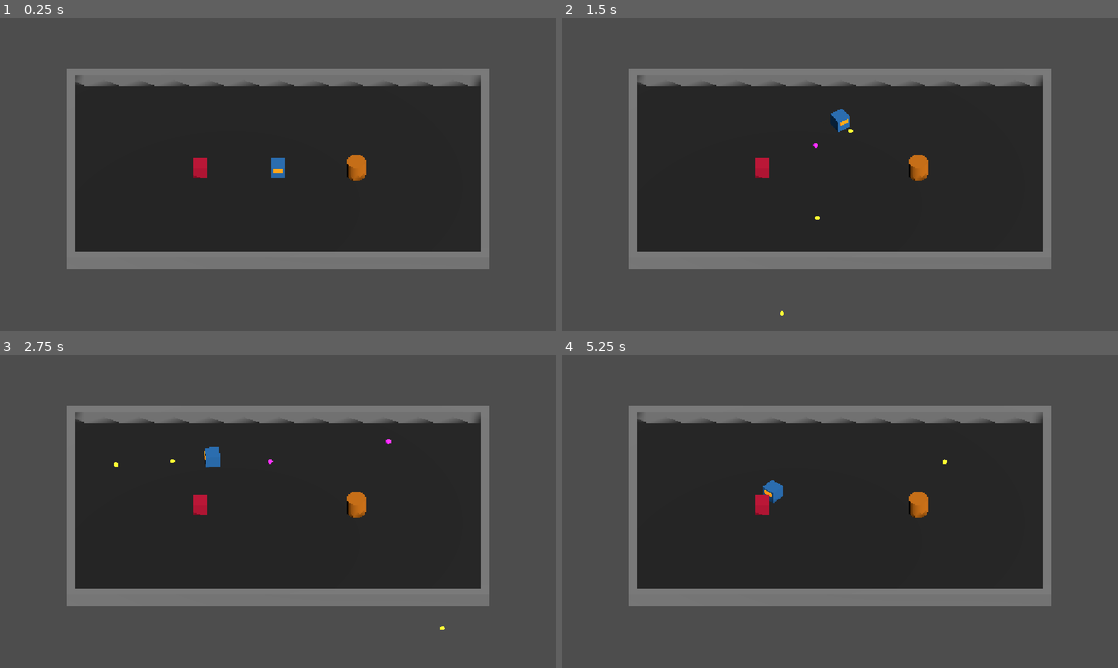
Above: before the commit, frames 1-4 (two rows, left to right).
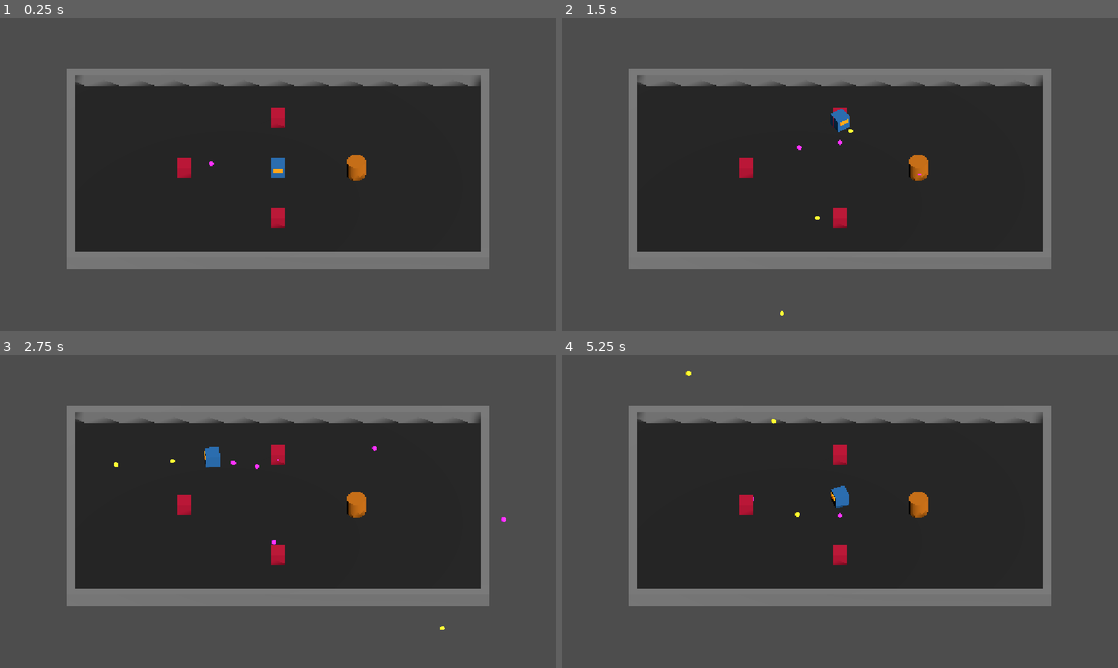
Above: after the commit, the same moments.

Repository: zwordup-sudo/BotArena
Game: Godot game, scene res://scenes/main_3d.tscn
Two runs of this game, one before a commit and one after it. Both use one fixed random seed, a clock stepped at 60 frames per second and the inputs below. The project has no main scene, so this scene is started directly.
Inputs (mouse positions are in pixels of both pictures, inside the frame that each line leads up to):
- Up to frame 1 (0.25 s): no input
- Up to frame 2 (1.5 s): tap Enter at 0.5 s; move the mouse to (812, 237) at 0.52 s; press the mouse at (812, 237) at 0.53 s; hold W (move_up) 0.53-1.25 s; release the mouse at (812, 237) at 1.25 s; drag from (1006, 221) to (812, 237) at 1.27 s
- Up to frame 3 (2.75 s): move the mouse to (111, 464) at 2.02 s; press the mouse at (111, 464) at 2.03 s; hold A (move_left) from 2.03 s (still down)
- Up to frame 4 (5.25 s): release A (move_left) at 2.75 s; release the mouse at (673, 464) at 2.75 s; drag from (867, 511) to (673, 464) at 2.77 s; move the mouse to (756, 433) at 3.52 s; press the mouse at (756, 433) at 3.53 s; hold S (move_down) 3.53-4.25 s; release the mouse at (756, 433) at 4.25 s; drag from (962, 495) to (756, 433) at 4.27 s; move the mouse to (728, 527) at 5.02 s; press the mouse at (728, 527) at 5.03 s; hold W (move_up) from 5.03 s (still down)

The runs differ from the first frame. In frame 1, 0.7% of the frame differs, in the area x 31-52%, y 28-68%; in frame 2, 0.5%; in frame 3, 0.7%; in frame 4, 1.1%, in the area x 22-70%, y 5-68%.

Commit message:
feat: add 3D enemy shooter health and respawn

Diff:
--- a/scenes/main_3d.tscn
+++ b/scenes/main_3d.tscn
@@ -112,8 +112,17 @@
 [node name="TargetDummy3D" parent="Arena3D" instance=ExtResource("2_dummy3d")]
 transform = Transform3D(1, 0, 0, 0, 1, 0, 0, 0, 1, 5.0, 0.6, 0.0)
 
-[node name="EnemyShooter3D" parent="Arena3D" instance=ExtResource("3_shooter3d")]
-transform = Transform3D(1, 0, 0, 0, 1, 0, 0, 0, 1, -5.0, 0.6, 0.0)
+[node name="EnemyShooterA" parent="Arena3D" instance=ExtResource("3_shooter3d")]
+transform = Transform3D(1, 0, 0, 0, 1, 0, 0, 0, 1, -6.0, 0.6, 0.0)
+initial_fire_delay = 0.0
+
+[node name="EnemyShooterB" parent="Arena3D" instance=ExtResource("3_shooter3d")]
+transform = Transform3D(1, 0, 0, 0, 1, 0, 0, 0, 1, 0.0, 0.6, -4.5)
+initial_fire_delay = 0.33
+
+[node name="EnemyShooterC" parent="Arena3D" instance=ExtResource("3_shooter3d")]
+transform = Transform3D(1, 0, 0, 0, 1, 0, 0, 0, 1, 0.0, 0.6, 4.5)
+initial_fire_delay = 0.66
 
 [node name="Player3D" type="CharacterBody3D" parent="Arena3D"]
 transform = Transform3D(1, 0, 0, 0, 1, 0, 0, 0, 1, 0, 0.6, 0)
--- a/scripts/enemy_shooter_3d.gd
+++ b/scripts/enemy_shooter_3d.gd
@@ -3,6 +3,7 @@
 @export var fire_rate: float = 1.0
 @export var max_health: float = 100.0
 @export var respawn_delay: float = 4.0
+@export var initial_fire_delay: float = 0.0
 
 # Preload hostile projectile
 const HOSTILE_PROJECTILE = preload("res://scenes/enemy_projectile_3d.tscn")
@@ -13,14 +14,22 @@
 
 var fire_timer: float = 0.0
 var is_dead: bool = false
+var has_fired_initial: bool = false
 
 func _process(delta: float) -> void:
 	if is_dead:
 		return
+
 	fire_timer += delta
-	if fire_timer >= 1.0 / fire_rate:
-		fire_timer = 0.0
-		shoot()
+	if not has_fired_initial:
+		if fire_timer >= initial_fire_delay:
+			fire_timer = 0.0
+			has_fired_initial = true
+			shoot()
+	else:
+		if fire_timer >= 1.0 / fire_rate:
+			fire_timer = 0.0
+			shoot()
 
 func shoot() -> void:
 	var player = get_parent().get_node_or_null("Player3D")
@@ -47,7 +56,7 @@
 	if is_dead:
 		return
 	current_health = clamp(current_health - amount, 0.0, max_health)
-	print("EnemyShooter3D remaining health: ", int(current_health))
+	print(name, " remaining health: ", int(current_health))
 	if current_health <= 0.0:
 		die()
 
@@ -67,3 +76,4 @@
 	process_mode = PROCESS_MODE_INHERIT
 	is_dead = false
 	fire_timer = 0.0
+	has_fired_initial = false
